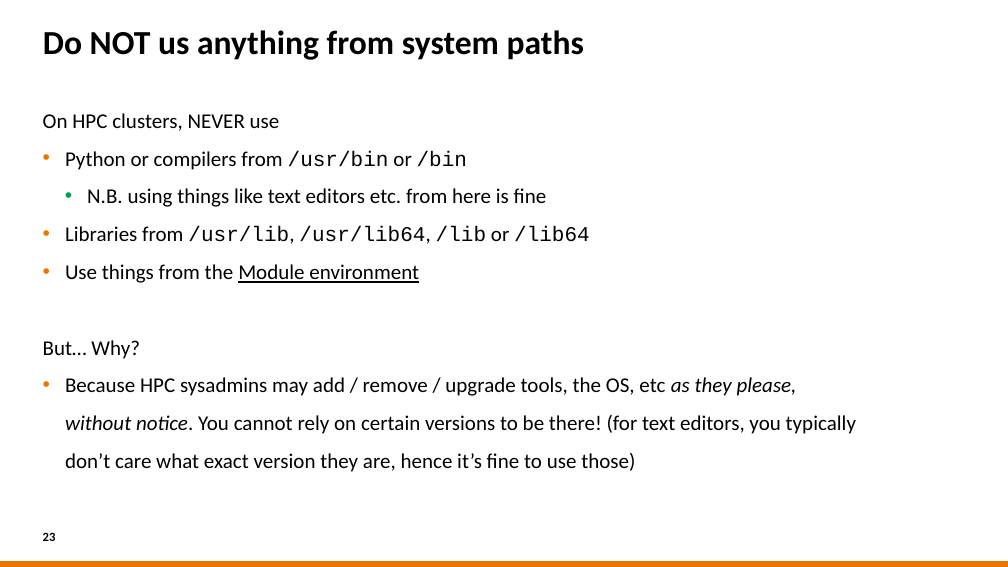
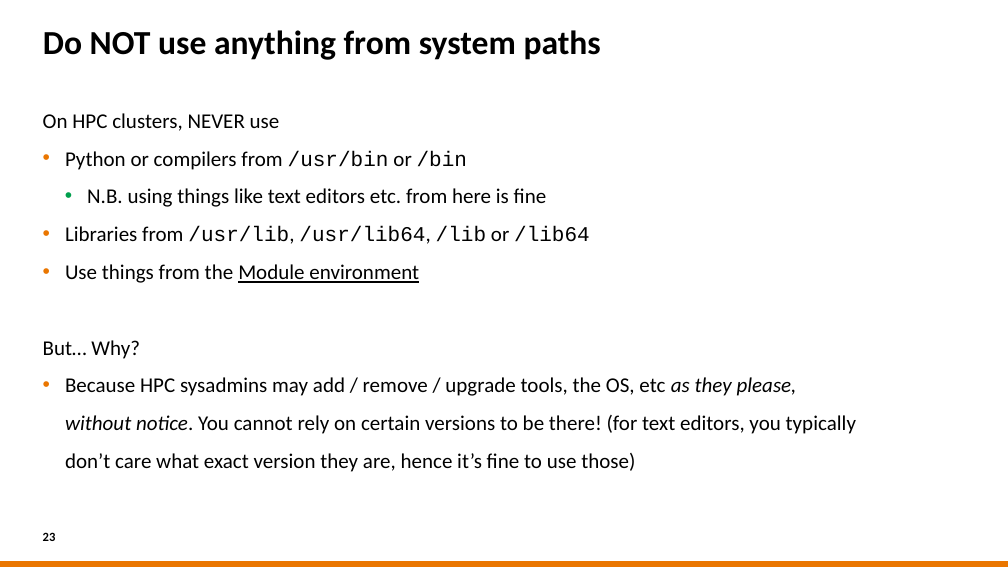
Before and after one commit to sara-nl/HPML-course-materials, a slide deck: slide 23 of Day2/slides/Software_installations_on_HPC_systems.pptx. Drawn at 1008x567 pixels with LibreOffice and Linux fonts; fonts in the diff are those of the drawing; background and template pictures are left out. Boxes give left, top, right and bottom in pixels: in the first picture for what was removed or moved away, otherwise in the second. Text is boxed around its words. In the diff, an @@ line names an element or a change of style, - is before the commit and + after.

```diff
--- a/Day2/slides/Software_installations_on_HPC_systems.pptx
+++ b/Day2/slides/Software_installations_on_HPC_systems.pptx
@@ title at box(43, 30, 601, 60): text changed @@
-Do NOT us anything from system paths
+Do NOT use anything from system paths
```
Also in this commit, not shown: 10 other slides changed, 1 slide removed.
